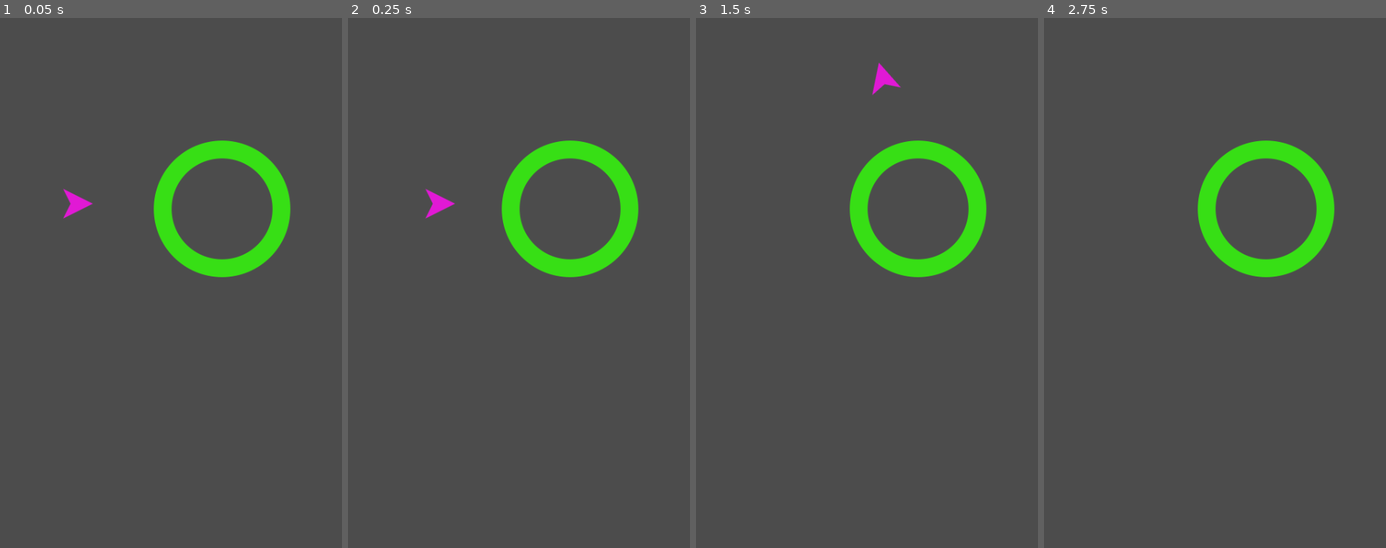
Above: before the commit, frames 1-4 (left to right).
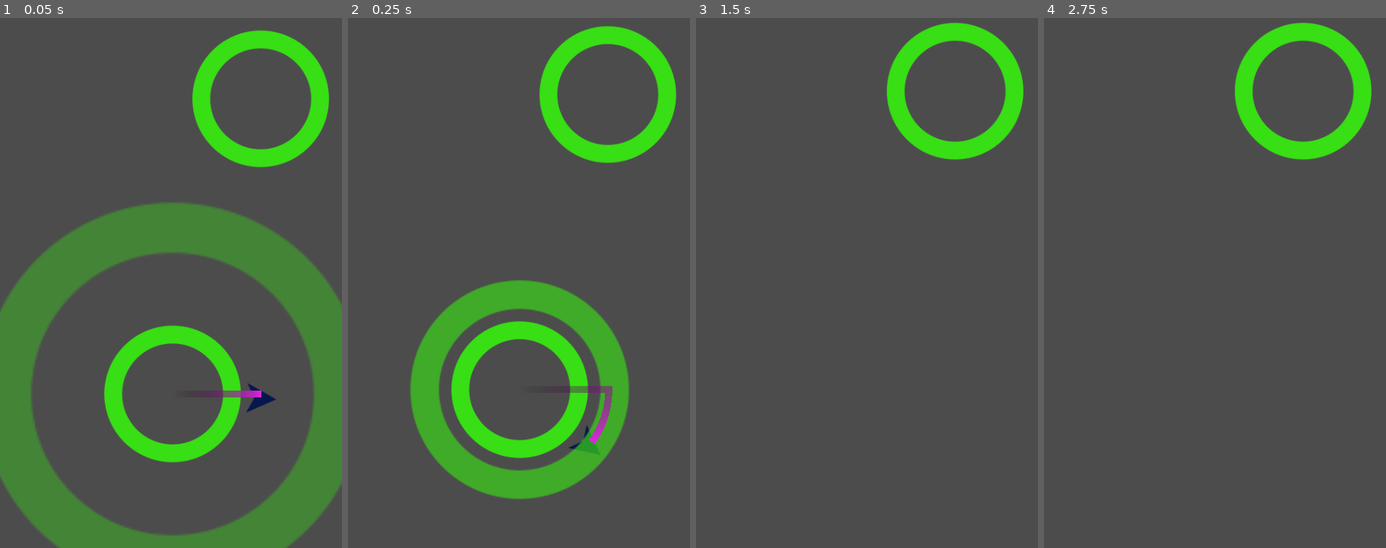
Above: after the commit, the same moments.

Repository: lucaspsantana/godot_examples
Game: Godot game, scene res://Main.tscn
Two runs of this game, one before a commit and one after it. Both use one fixed random seed, a clock stepped at 60 frames per second and the inputs below.
Inputs (mouse positions are in pixels of both pictures, inside the frame that each line leads up to):
- Up to frame 1 (0.05 s): no input
- Up to frame 2 (0.25 s): no input
- Up to frame 3 (1.5 s): move the mouse to (942, 214) at 0.52 s; click (942, 214) at 0.67 s; move the mouse to (798, 272) at 1.27 s; click (798, 272) at 1.42 s
- Up to frame 4 (2.75 s): tap Enter at 2 s; move the mouse to (1249, 108) at 2.02 s; click (1249, 108) at 2.17 s

The runs differ from the first frame. In frame 1, 33% of the frame differs, in the area x 0-100%, y 2-100%; in frame 2, 21%; in frame 3, 7.2%; in frame 4, 7.0%.

Commit message:
Main.gd e animation

Diff:
--- a/circle-jump-example/Main.tscn
+++ b/circle-jump-example/Main.tscn
@@ -1,12 +1,16 @@
-[gd_scene load_steps=3 format=2]
+[gd_scene load_steps=2 format=2]
 
-[ext_resource path="res://objects/Circle.tscn" type="PackedScene" id=1]
-[ext_resource path="res://objects/Jumper.tscn" type="PackedScene" id=2]
+[ext_resource path="res://Main.gd" type="Script" id=1]
 
 [node name="Main" type="Node2D"]
+script = ExtResource( 1 )
 
-[node name="Circle" parent="." instance=ExtResource( 1 )]
-position = Vector2( 311.683, 377.916 )
+[node name="StartPosition" type="Position2D" parent="."]
+position = Vector2( 279.949, 638.028 )
 
-[node name="Jumper" parent="." instance=ExtResource( 2 )]
-position = Vector2( 104.479, 370.644 )
+[node name="Camera2D" type="Camera2D" parent="."]
+position = Vector2( 277.193, 624.82 )
+offset = Vector2( 0, -200 )
+current = true
+smoothing_enabled = true
+smoothing_speed = 4.0
--- a/circle-jump-example/objects/Circle.gd
+++ b/circle-jump-example/objects/Circle.gd
@@ -2,18 +2,25 @@
 
 onready var orbit_position = $Pivot/OrbitPosition
 var radius = 100
-var rotation_speed = PI
+var rotation_speed = PI  #velocidade de rotação
 
-func _ready():
-	init()
-
-func init(_radius=radius):
+func init(_position, _radius=radius):
+	position = _position
 	radius = _radius
 	$CollisionShape2D.shape = $CollisionShape2D.shape.duplicate()
 	$CollisionShape2D.shape.radius = radius
 	var img_size = $Sprite.texture.get_size().x / 2
 	$Sprite.scale = Vector2(1, 1) * radius / img_size
 	orbit_position.position.x = radius + 25
+	rotation_speed *= pow(-1, randi() % 2)
 
-func _process(delta):
+func _process(delta):  #rotação do pivê em torno do circulo
 	$Pivot.rotation += rotation_speed * delta
+
+func implode():
+	$AnimationPlayer.play("implode")
+	yield($AnimationPlayer, "animation_finished")
+	queue_free()
+
+func capture():
+	$AnimationPlayer.play("capture")
--- a/circle-jump-example/objects/Circle.tscn
+++ b/circle-jump-example/objects/Circle.tscn
@@ -6,21 +6,101 @@
 
 [sub_resource type="ShaderMaterial" id=1]
 shader = ExtResource( 3 )
-shader_param/color = Color( 0.219297, 0.878906, 0.0823975, 1 )
+shader_param/color = Color( 0.219608, 0.878431, 0.0823529, 1 )
 
 [sub_resource type="CircleShape2D" id=2]
 radius = 104.18
 
+[sub_resource type="Animation" id=3]
+resource_name = "capture"
+length = 0.5
+step = 0.01
+tracks/0/type = "value"
+tracks/0/path = NodePath("SpriteEffect:visible")
+tracks/0/interp = 1
+tracks/0/loop_wrap = true
+tracks/0/imported = false
+tracks/0/enabled = true
+tracks/0/keys = {
+"times": PoolRealArray( 0 ),
+"transitions": PoolRealArray( 1 ),
+"update": 1,
+"values": [ true ]
+}
+tracks/1/type = "value"
+tracks/1/path = NodePath("SpriteEffect:scale")
+tracks/1/interp = 1
+tracks/1/loop_wrap = true
+tracks/1/imported = false
+tracks/1/enabled = true
+tracks/1/keys = {
+"times": PoolRealArray( 0, 0.5 ),
+"transitions": PoolRealArray( 1, 1 ),
+"update": 0,
+"values": [ Vector2( 3, 3 ), Vector2( 1e-05, 1e-05 ) ]
+}
+tracks/2/type = "value"
+tracks/2/path = NodePath("SpriteEffect:self_modulate")
+tracks/2/interp = 1
+tracks/2/loop_wrap = true
+tracks/2/imported = false
+tracks/2/enabled = true
+tracks/2/keys = {
+"times": PoolRealArray( 0, 0.5 ),
+"transitions": PoolRealArray( 1, 1 ),
+"update": 0,
+"values": [ Color( 1, 1, 1, 0.337255 ), Color( 1, 1, 1, 1 ) ]
+}
+
+[sub_resource type="Animation" id=4]
+resource_name = "implode"
+length = 0.4
+tracks/0/type = "value"
+tracks/0/path = NodePath(".:scale")
+tracks/0/interp = 1
+tracks/0/loop_wrap = true
+tracks/0/imported = false
+tracks/0/enabled = true
+tracks/0/keys = {
+"times": PoolRealArray( 0, 0.4 ),
+"transitions": PoolRealArray( 1, 1 ),
+"update": 0,
+"values": [ Vector2( 1, 1 ), Vector2( 0.1, 1e-05 ) ]
+}
+tracks/1/type = "value"
+tracks/1/path = NodePath(".:modulate")
+tracks/1/interp = 1
+tracks/1/loop_wrap = true
+tracks/1/imported = false
+tracks/1/enabled = true
+tracks/1/keys = {
+"times": PoolRealArray( 0, 0.4 ),
+"transitions": PoolRealArray( 1, 1 ),
+"update": 0,
+"values": [ Color( 1, 1, 1, 1 ), Color( 1, 1, 1, 0 ) ]
+}
+
 [node name="Circle" type="Area2D"]
+position = Vector2( 286.876, 426.979 )
 script = ExtResource( 2 )
 
 [node name="Sprite" type="Sprite" parent="."]
 material = SubResource( 1 )
 texture = ExtResource( 1 )
 
+[node name="SpriteEffect" type="Sprite" parent="."]
+material = SubResource( 1 )
+scale = Vector2( 1e-05, 1e-05 )
+texture = ExtResource( 1 )
+
 [node name="CollisionShape2D" type="CollisionShape2D" parent="."]
 shape = SubResource( 2 )
 
 [node name="Pivot" type="Node2D" parent="."]
+position = Vector2( 0.000335693, 0 )
 
 [node name="OrbitPosition" type="Position2D" parent="Pivot"]
+
+[node name="AnimationPlayer" type="AnimationPlayer" parent="."]
+anims/capture = SubResource( 3 )
+anims/implode = SubResource( 4 )
--- a/circle-jump-example/objects/Jumper.gd
+++ b/circle-jump-example/objects/Jumper.gd
@@ -1,23 +1,35 @@
 extends Area2D
+
+signal captured
+
+onready var trail = $Trail/Points
 
 var velocity = Vector2(100,0) #valor inicial para teste
 var jump_speed = 1000
 var target = null  #Se estamos no circulo
+var trail_length = 25
 
 func _unhandled_input(event): #funçao para detectar toque na tela
 	if target and event is InputEventScreenTouch and event.pressed: #se estiver no circulo
 		jump() # função para saltar
 
 func jump(): #função de salto
+	target.implode()
 	target = null    #sair do circulo
-	velocity = transform.x * jump_speed #avançar a vel de salto
+	velocity = transform.x * jump_speed #avançar o Jumper
 
 func _on_Jumper_area_entered(area): #detecta um circulo com sinal de area entered
 	target = area  #conecta-se
+	target.get_node("Pivot").rotation = (position - target.position).angle() #começar a rodar no local atingido
 	velocity = Vector2.ZERO #parmaos de avançar
+	emit_signal("captured",area) #sinal será emitido quando o
+#jumper atingir o ciculo
 
 func _physics_process(delta):
+	if trail.points.size() > trail_length:
+		trail.remove_point(0)
+	trail.add_point(position)
 	if target: #se acertar o circulo giro em torno dele
-		transform = target.orbit_position.global_transform #
+		transform = target.orbit_position.global_transform
 	else: #senão, avançamos em linha reta
 		position += velocity * delta
--- a/circle-jump-example/objects/Jumper.tscn
+++ b/circle-jump-example/objects/Jumper.tscn
@@ -1,23 +1,27 @@
-[gd_scene load_steps=6 format=2]
+[gd_scene load_steps=7 format=2]
 
 [ext_resource path="res://assets/images/jumper.png" type="Texture" id=1]
 [ext_resource path="res://objects/Jumper.gd" type="Script" id=2]
 [ext_resource path="res://objects/color.shader" type="Shader" id=3]
 
-[sub_resource type="ShaderMaterial" id=2]
+[sub_resource type="ShaderMaterial" id=1]
 shader = ExtResource( 3 )
 shader_param/color = Color( 0.913725, 0.0745098, 0.921569, 1 )
 
-[sub_resource type="ShaderMaterial" id=1]
+[sub_resource type="ShaderMaterial" id=2]
 shader = ExtResource( 3 )
-shader_param/color = Color( 0.886275, 0.101961, 0.839216, 1 )
+shader_param/color = Color( 0.0313726, 0.0941176, 0.305882, 1 )
+
+[sub_resource type="Gradient" id=3]
+colors = PoolColorArray( 0, 0, 0, 0, 0.867143, 0.159927, 0.871094, 1 )
 
 [node name="Jumper" type="Area2D"]
-material = SubResource( 2 )
+material = SubResource( 1 )
+position = Vector2( 6.67163, -6.67157 )
 script = ExtResource( 2 )
 
 [node name="Sprite" type="Sprite" parent="."]
-material = SubResource( 1 )
+material = SubResource( 2 )
 rotation = 1.5708
 texture = ExtResource( 1 )
 
@@ -25,4 +29,10 @@
 polygon = PoolVector2Array( 20.1617, 0.100254, -20.9586, -20.6858, -20.2808, 19.7566 )
 
 [node name="VisibilityNotifier2D" type="VisibilityNotifier2D" parent="."]
+position = Vector2( -226.833, -733.87 )
+
+[node name="Trail" type="Node" parent="."]
+
+[node name="Points" type="Line2D" parent="Trail"]
+gradient = SubResource( 3 )
 [connection signal="area_entered" from="." to="." method="_on_Jumper_area_entered"]
Not shown: 1 places in circle-jump-example/objects/Circle.tscn that only renumber resources
